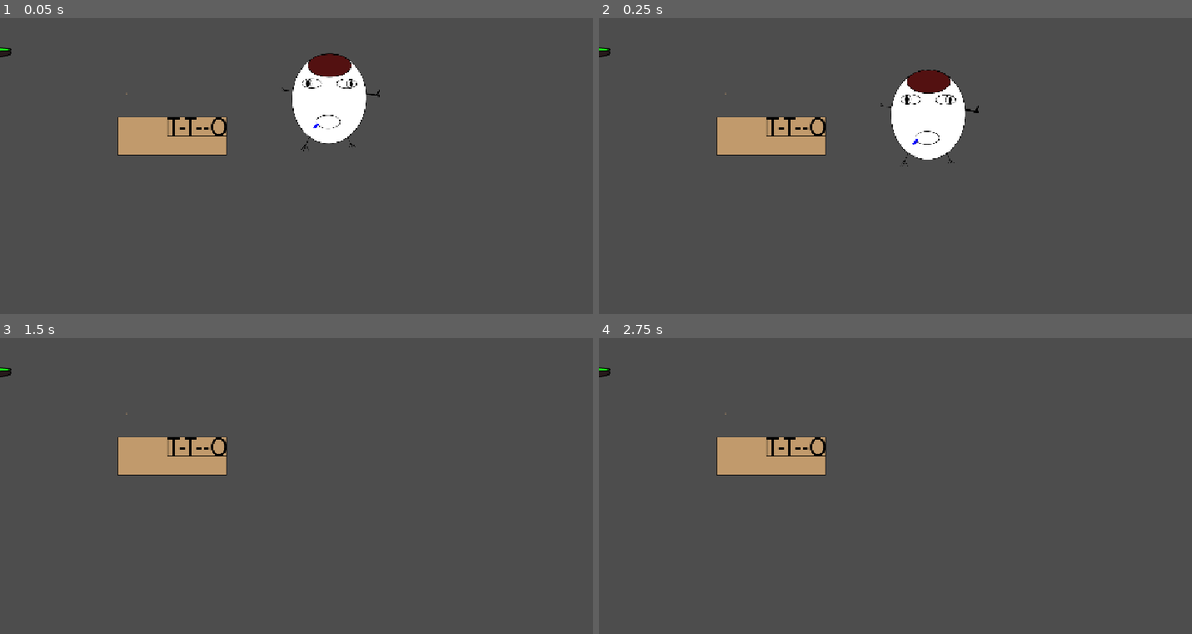
Above: before the commit, frames 1-4 (two rows, left to right).
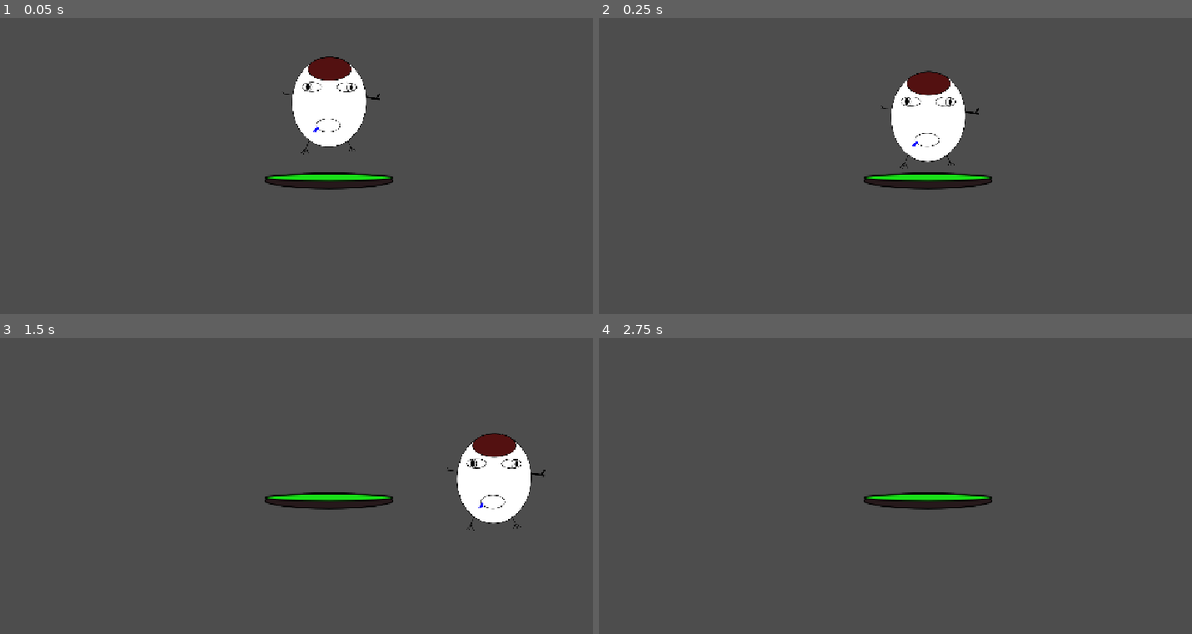
Above: after the commit, the same moments.

Repository: 345235/egg-jump
Game: Godot game, scene res://main-game.tscn
Same seed, same stepped clock (60 frames per second), same inputs: the game is played once before the commit and once after it.
Inputs:
- Up to frame 1 (0.05 s): no input
- Up to frame 2 (0.25 s): no input
- Up to frame 3 (1.5 s): tap Enter (ui_accept) at 0.5, 0.77 s; hold Right (ui_right) from 0.53 s (still down)
- Up to frame 4 (2.75 s): tap Enter (ui_accept) at 1.52 s; release Right (ui_right) at 2.03 s; hold Left (ui_left) from 2.03 s (still down)

The runs differ from the first frame. In frame 1, 4.3% of the frame differs, in the area x 0-67%, y 9-59%; in frame 2, 4.1%; in frame 3, 6.5%, in the area x 0-92%, y 9-66%; in frame 4, 3.5%.

Commit message:
added the collision shapes and created a killzone if the player falls below the screen

Diff:
--- /dev/null
+++ b/killzone.gd
@@ -0,0 +1,11 @@
+extends Area2D
+
+
+# Called when the node enters the scene tree for the first time.
+func _ready() -> void:
+	pass # Replace with function body.
+
+
+# Called every frame. 'delta' is the elapsed time since the previous frame.
+func _process(delta: float) -> void:
+	pass
--- a/main-game.tscn
+++ b/main-game.tscn
@@ -5,32 +5,76 @@
 [ext_resource type="Texture2D" uid="uid://doq3pr23ksf8d" path="res://Assets/box-no-bg.svg" id="2_qsp4x"]
 [ext_resource type="Texture2D" uid="uid://ryrkt47kqsi5" path="res://Assets/boden-no-bg.svg" id="3_cdfvw"]
 [ext_resource type="Texture2D" uid="uid://b2w3k486dtuv5" path="res://Assets/flummi-no-bg.svg" id="4_dot18"]
+[ext_resource type="Script" uid="uid://dokhmvdlkbc8b" path="res://killzone.gd" id="6_cdfvw"]
+
+[sub_resource type="RectangleShape2D" id="RectangleShape2D_dr5i1"]
+size = Vector2(176, 184)
+
+[sub_resource type="RectangleShape2D" id="RectangleShape2D_j5qkc"]
+size = Vector2(189, 67)
+
+[sub_resource type="RectangleShape2D" id="RectangleShape2D_xv2ou"]
+size = Vector2(225, 32)
+
+[sub_resource type="CircleShape2D" id="CircleShape2D_dr5i1"]
+radius = 31.575306
+
+[sub_resource type="RectangleShape2D" id="RectangleShape2D_ph70c"]
+size = Vector2(1146, 103)
 
 [node name="Node2D" type="Node2D" unique_id=959508885]
 
-[node name="CharacterBody2D" type="CharacterBody2D" parent="." unique_id=1849708628]
+[node name="Player" type="CharacterBody2D" parent="." unique_id=1849708628]
 script = ExtResource("1_qsp4x")
 
-[node name="Sprite2D" type="Sprite2D" parent="CharacterBody2D" unique_id=793247281]
+[node name="Sprite2D" type="Sprite2D" parent="Player" unique_id=793247281]
 position = Vector2(147.855, 0)
 scale = Vector2(0.445, 0.445)
 texture = ExtResource("1_dyjui")
 
-[node name="Camera2D" type="Camera2D" parent="." unique_id=1512734497]
+[node name="CollisionShape2D" type="CollisionShape2D" parent="Player" unique_id=493096820]
+position = Vector2(-2, -50)
+shape = SubResource("RectangleShape2D_dr5i1")
 
 [node name="StaticBody2D" type="StaticBody2D" parent="." unique_id=37303753]
+position = Vector2(-761, -29)
 
 [node name="Sprite2D" type="Sprite2D" parent="StaticBody2D" unique_id=1438266522]
-position = Vector2(256, 216.5)
+position = Vector2(527, 289)
 scale = Vector2(0.73333335, 0.59907407)
 texture = ExtResource("2_qsp4x")
 
+[node name="CollisionShape2D" type="CollisionShape2D" parent="StaticBody2D" unique_id=1039718141]
+position = Vector2(-6.5, 85.5)
+shape = SubResource("RectangleShape2D_j5qkc")
+
 [node name="StaticBody2D2" type="StaticBody2D" parent="." unique_id=1005293609]
+position = Vector2(660, 215)
 
 [node name="Sprite2D" type="Sprite2D" parent="StaticBody2D2" unique_id=227469960]
 texture = ExtResource("3_cdfvw")
 
+[node name="CollisionShape2D" type="CollisionShape2D" parent="StaticBody2D2" unique_id=949782325]
+position = Vector2(-666, -131)
+shape = SubResource("RectangleShape2D_xv2ou")
+
 [node name="StaticBody2D3" type="StaticBody2D" parent="." unique_id=611219352]
+position = Vector2(-98, 152)
 
 [node name="Sprite2D" type="Sprite2D" parent="StaticBody2D3" unique_id=335952760]
+position = Vector2(35, -88)
 texture = ExtResource("4_dot18")
+
+[node name="CollisionShape2D" type="CollisionShape2D" parent="StaticBody2D3" unique_id=621410314]
+position = Vector2(-825, -426)
+shape = SubResource("CircleShape2D_dr5i1")
+
+[node name="Camera2D" type="Camera2D" parent="." unique_id=1512734497]
+position = Vector2(0, -6)
+
+[node name="Area2D" type="Area2D" parent="." unique_id=571677528]
+script = ExtResource("6_cdfvw")
+
+[node name="CollisionShape2D" type="CollisionShape2D" parent="Area2D" unique_id=903910263]
+position = Vector2(-6, 176.5)
+shape = SubResource("RectangleShape2D_ph70c")
--- a/project.godot
+++ b/project.godot
@@ -13,6 +13,7 @@
 config/name="Egg-Jump"
 run/main_scene="uid://cpa15qwcl3w7f"
 config/features=PackedStringArray("4.7", "Mobile")
+boot_splash/bg_color=Color(2.3102762e-06, 0.6429108, 0.932764, 1)
 
 [display]
 
Not shown, added: killzone.gd.uid
